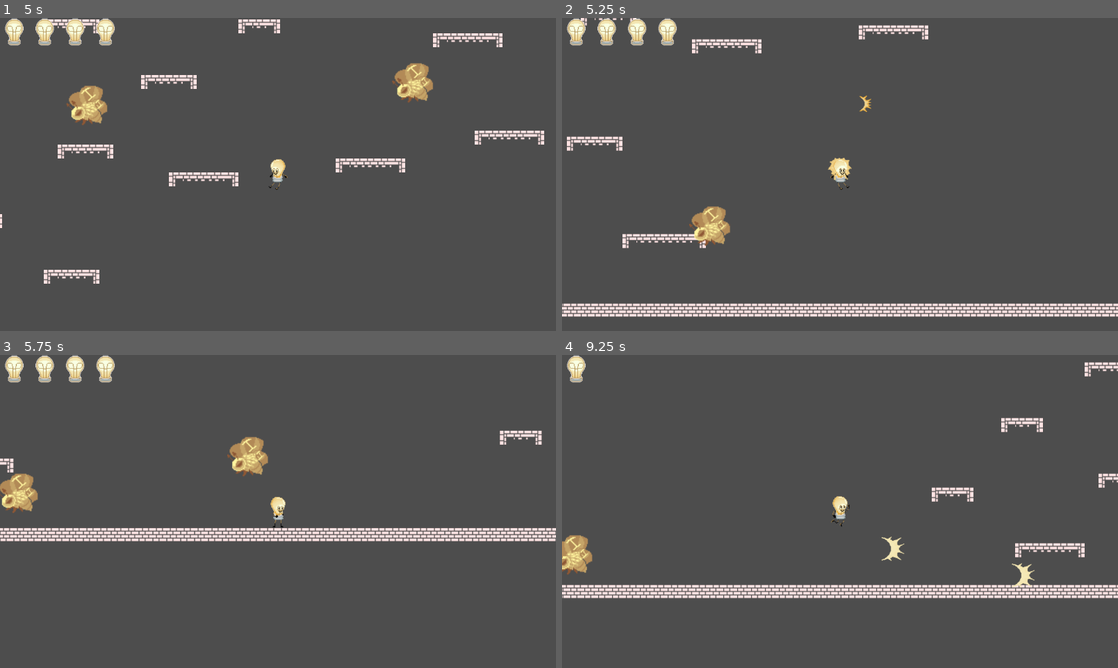
Above: before the commit, frames 1-4 (two rows, left to right).
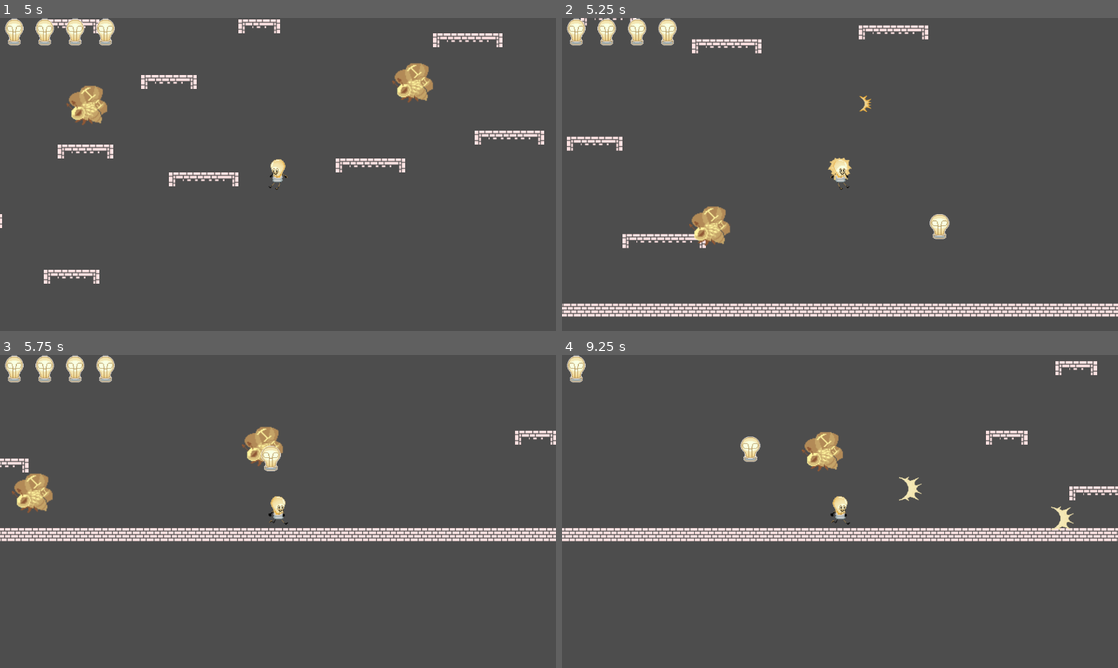
Above: after the commit, the same moments.

Repository: EXLAIZOR/tick-times
Game: Godot game, scene res://Scenes/level_3.tscn
The game is run twice, just before and just after one commit, with the same random seed, the same clock (stepped at 60 frames per second) and the same inputs. This scene is started directly instead of the project's main scene.
Inputs (mouse positions are in pixels of both pictures, inside the frame that each line leads up to):
- Up to frame 1 (5 s): move the mouse to (400, 158) at 0.52 s; hold D (MoveRight) 0.53-2.03 s; click (400, 158) at 0.6 s; tap W (Jump) at 0.77, 0.8, 1.07, 1.35, 1.52, 1.82, 2.3, 3.02, 3.32, 3.6, 3.77, 4.07, 4.52, 4.82 s; move the mouse to (166, 190) at 1.27 s; click (166, 190) at 1.55 s; move the mouse to (333, 105) at 2.02 s; hold A (MoveLeft) 2.03-2.78 s; click (333, 105) at 2.1 s; move the mouse to (250, 237) at 2.77 s; hold D (MoveRight) 2.78-4.28 s; click (250, 237) at 2.85 s; move the mouse to (444, 221) at 3.52 s; move the mouse to (111, 127) at 4.27 s; hold A (MoveLeft) from 4.28 s (still down); click (111, 127) at 4.35 s
- Up to frame 2 (5.25 s): move the mouse to (867, 174) at 5.02 s; release A (MoveLeft) at 5.03 s; hold D (MoveRight) from 5.03 s (still down); click (867, 174) at 5.1 s
- Up to frame 3 (5.75 s): keep holding D (MoveRight); tap W (Jump) at 5.3 s
- Up to frame 4 (9.25 s): move the mouse to (756, 433) at 5.77 s; release D (MoveRight) at 5.78 s; hold A (MoveLeft) 5.78-7.28 s; tap W (Jump) at 5.85, 6.02, 6.32, 6.77, 6.8, 7.07, 7.52, 7.82, 8.1, 9.02 s; click (756, 433) at 6.05 s; move the mouse to (962, 495) at 6.52 s; click (962, 495) at 6.6 s; move the mouse to (728, 527) at 7.27 s; hold D (MoveRight) from 7.28 s (still down); click (728, 527) at 7.35 s; move the mouse to (895, 442) at 8.02 s; move the mouse to (812, 574) at 8.77 s; click (812, 574) at 8.85 s

Frame 1 is identical in both runs. In frame 2, 0.2% of the frame differs, in the area x 66-70%, y 62-71%; in frame 3, 3.6%; in frame 4, 12%, in the area x 0-100%, y 2-78%.
Error after the commit: Invalid call. Nonexistent function 'apply_attack' in base 'Nil'. (res://hitbox_component.gd:12)

Commit message:
added boss

Diff:
--- /dev/null
+++ b/Scenes/boss.gd
@@ -0,0 +1,30 @@
+extends CharacterBody2D
+
+
+const SPEED = 300.0
+const JUMP_VELOCITY = -400.0
+
+@export var attack : Attack
+@onready var _animated_sprite = $AnimatedSprite2D
+
+func _process(_delta):
+	_animated_sprite.play("default")
+
+func _physics_process(delta: float) -> void:
+	# Add the gravity.
+	if not is_on_floor():
+		velocity += get_gravity() * delta
+
+	# Handle jump.
+	if bool(randi_range(0.,1)) and is_on_floor():
+		velocity.y = JUMP_VELOCITY
+
+	# Get the input direction and handle the movement/deceleration.
+	# As good practice, you should replace UI actions with custom gameplay actions.
+	var direction := randi_range(-1,1)
+	if direction:
+		velocity.x = direction * SPEED
+	else:
+		velocity.x = move_toward(velocity.x, 0, SPEED)
+
+	move_and_slide()
--- a/Scenes/level_3.tscn
+++ b/Scenes/level_3.tscn
@@ -1,10 +1,14 @@
 [gd_scene format=4 uid="uid://cgrlrsfevlfsd"]
 
-[ext_resource type="Texture2D" uid="uid://dr2fhqda2tcg8" path="res://Assets/Images/Tilemap/LittleJumper1bitAssets/Tileset/1bitfull_tileset.png" id="1_76ybr"]
+[ext_resource type="Texture2D" uid="uid://dr2fhqda2tcg8" path="res://assets/images/Tilemap/LittleJumper1bitAssets/Tileset/1bitfull_tileset.png" id="1_76ybr"]
 [ext_resource type="Script" uid="uid://c72eh7b2xk4g2" path="res://Scenes/level_3.gd" id="1_s8nj6"]
 [ext_resource type="PackedScene" uid="uid://2xm1dxonhn47" path="res://enemy.tscn" id="2_s8nj6"]
 [ext_resource type="PackedScene" uid="uid://bif7kogln61f3" path="res://player.tscn" id="3_vwg62"]
-[ext_resource type="AudioStream" uid="uid://c8m2grm85n4py" path="res://Assets/music/GJ Boss Fight.mp3" id="5_vwg62"]
+[ext_resource type="AudioStream" uid="uid://c8m2grm85n4py" path="res://assets/music/GJ Boss Fight.mp3" id="5_vwg62"]
+[ext_resource type="Script" uid="uid://bthwm8fofa15m" path="res://Scenes/boss.gd" id="6_l4wr6"]
+[ext_resource type="SpriteFrames" uid="uid://i7d68es4vy7x" path="res://hp_spriteframes.tres" id="7_5rvg2"]
+[ext_resource type="Script" uid="uid://cvbo4qktol0gj" path="res://health_component.gd" id="8_jtv8s"]
+[ext_resource type="Script" uid="uid://bsl6bumvyfk2j" path="res://hitbox_component.gd" id="9_c81s1"]
 
 [sub_resource type="TileSetAtlasSource" id="TileSetAtlasSource_v1qfn"]
 texture = ExtResource("1_76ybr")
@@ -140,6 +144,12 @@
 sources/0 = SubResource("TileSetAtlasSource_v1qfn")
 sources/1 = SubResource("TileSetScenesCollectionSource_6whob")
 
+[sub_resource type="RectangleShape2D" id="RectangleShape2D_e1x5f"]
+size = Vector2(22.5, 27.5)
+
+[sub_resource type="RectangleShape2D" id="RectangleShape2D_o3xhx"]
+size = Vector2(20, 24)
+
 [node name="Node2D" type="Node2D" unique_id=850393609]
 script = ExtResource("1_s8nj6")
 
@@ -154,3 +164,28 @@
 [node name="AudioStreamPlayer2D" type="AudioStreamPlayer2D" parent="." unique_id=811180458]
 stream = ExtResource("5_vwg62")
 autoplay = true
+
+[node name="Boss" type="CharacterBody2D" parent="." unique_id=671162353]
+position = Vector2(615, 608)
+script = ExtResource("6_l4wr6")
+
+[node name="AnimatedSprite2D" type="AnimatedSprite2D" parent="Boss" unique_id=1127549514]
+scale = Vector2(0.7083333, 0.625)
+sprite_frames = ExtResource("7_5rvg2")
+animation = &"damaged"
+
+[node name="CollisionShape2D" type="CollisionShape2D" parent="Boss" unique_id=81703633]
+shape = SubResource("RectangleShape2D_e1x5f")
+
+[node name="HealthComponent" type="Node" parent="Boss" unique_id=1139483457]
+script = ExtResource("8_jtv8s")
+MAX_HEALTH = 10
+initial_health = 10
+metadata/_custom_type_script = "uid://cvbo4qktol0gj"
+
+[node name="HitboxComponent" type="Area2D" parent="Boss" unique_id=355841892]
+script = ExtResource("9_c81s1")
+metadata/_custom_type_script = "uid://bsl6bumvyfk2j"
+
+[node name="CollisionShape2D" type="CollisionShape2D" parent="Boss/HitboxComponent" unique_id=1947736904]
+shape = SubResource("RectangleShape2D_o3xhx")
Not shown, added: Scenes/boss.gd.uid
